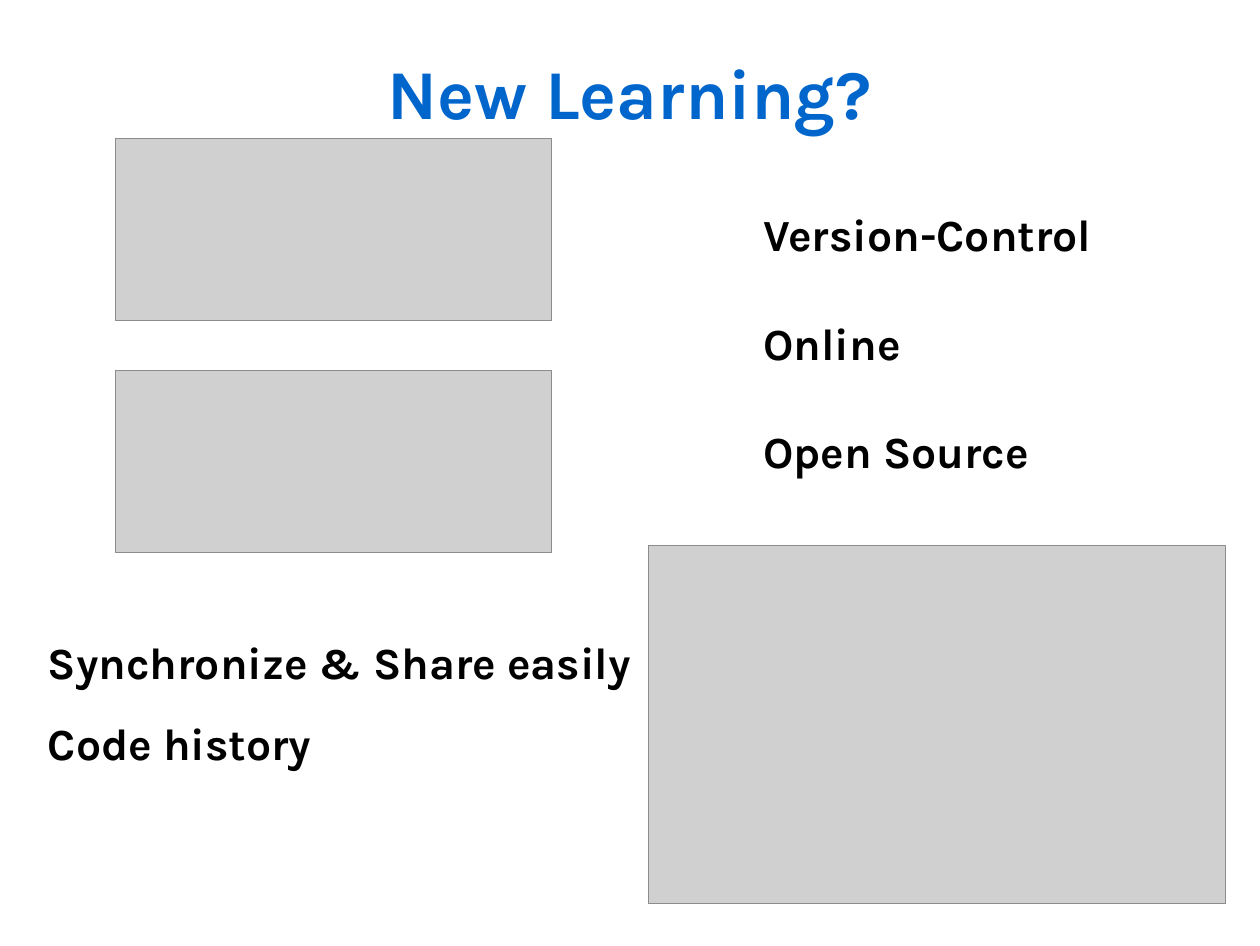
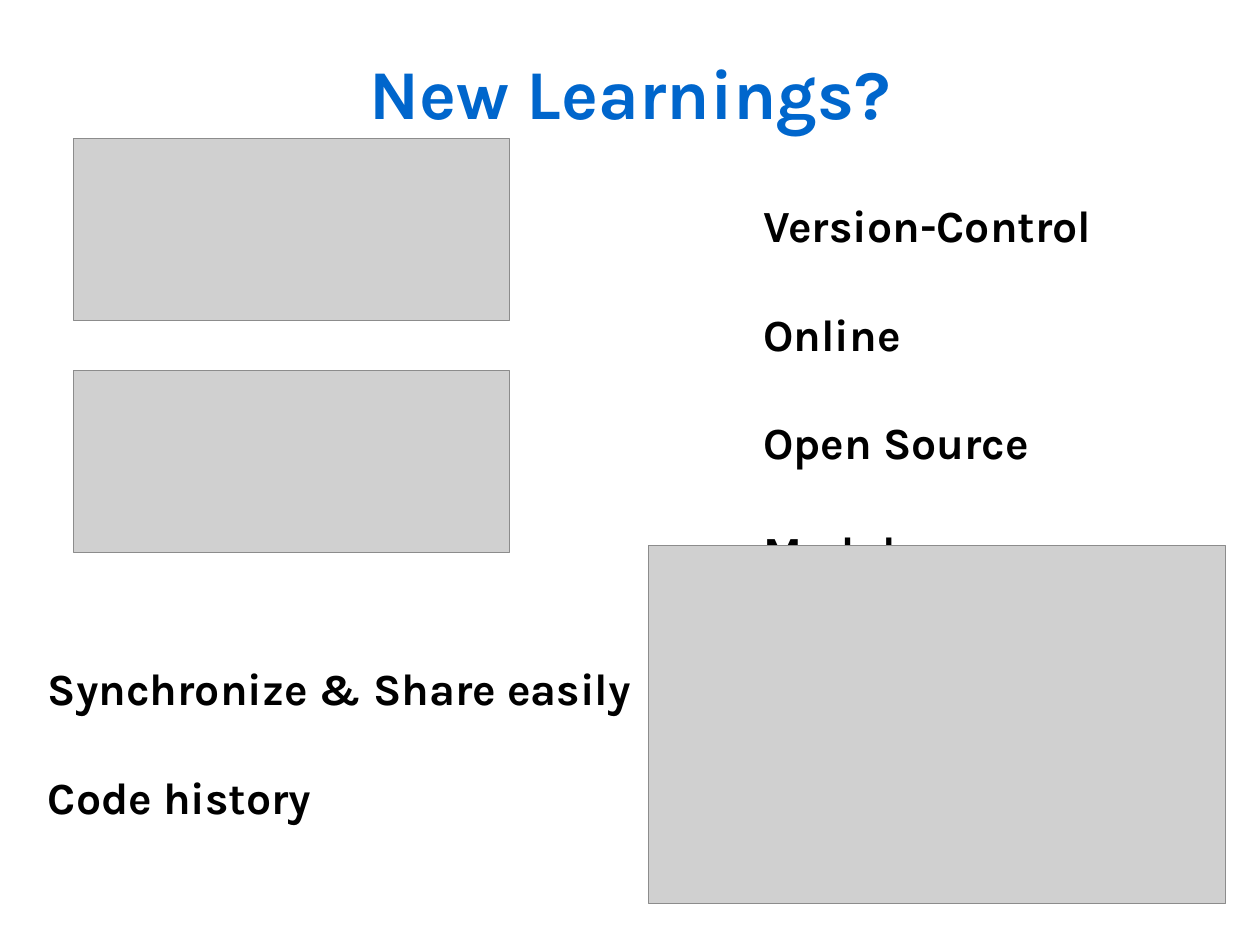
Before and after one commit to Rekyt/lynchlabpresentation2014, a slide deck: slide 13 of LabMeetingPresentation.odp. Drawn at 1260x946 pixels with LibreOffice and Linux fonts; fonts in the diff are those of the drawing; grey boxes stand for pictures. Boxes give left, top, right and bottom in pixels: in the first picture for what was removed or moved away, otherwise in the second. Text is boxed around its words. In the diff, an @@ line names an element or a change of style, - is before the commit and + after.

```diff
--- a/LabMeetingPresentation.odp
+++ b/LabMeetingPresentation.odp
@@ text at [369,69,890,135]: text changed @@
-New Learning?
+New Learnings?
@@ picture: place and size @@
-picture at [115,138,551,320]
+picture at [73,138,509,320]
@@ text "Version-Control" rewrapped from [763,219,1091,546] to [763,210,1091,546] @@
@@ picture: place and size @@
-picture at [115,370,551,552]
+picture at [73,370,509,552]
@@ text "Synchronize & Share easily" at [48,673,630,825]: line spacing 1 to 1.5 @@
```
Also in this commit, not shown: 1 slide added, 1 slide removed.
